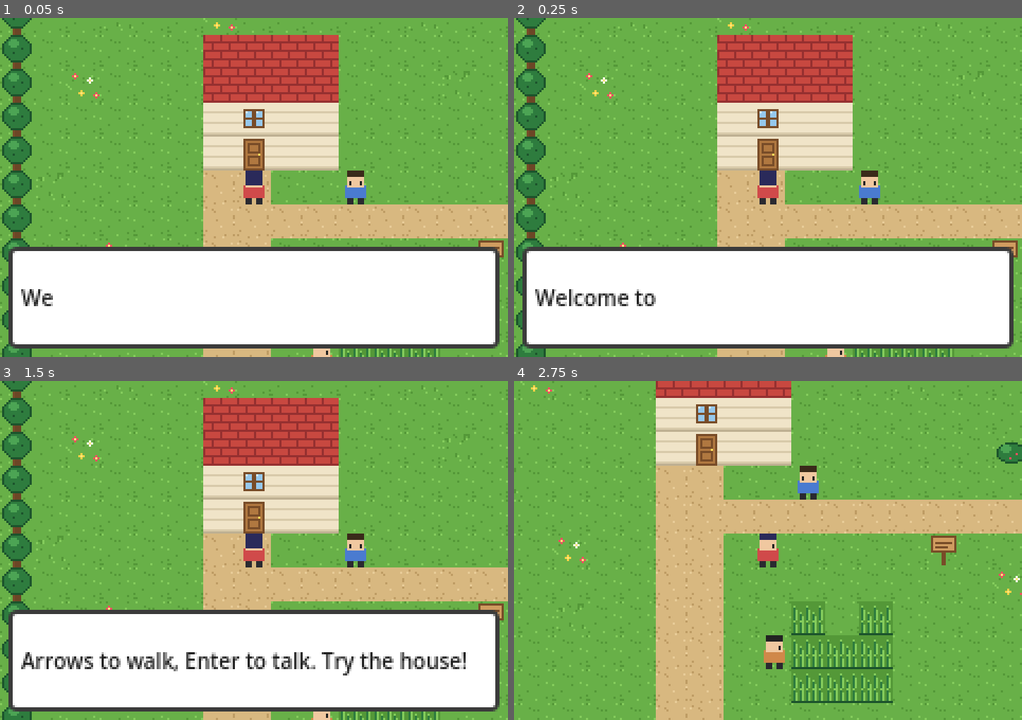
Above: before the commit, frames 1-4 (two rows, left to right).
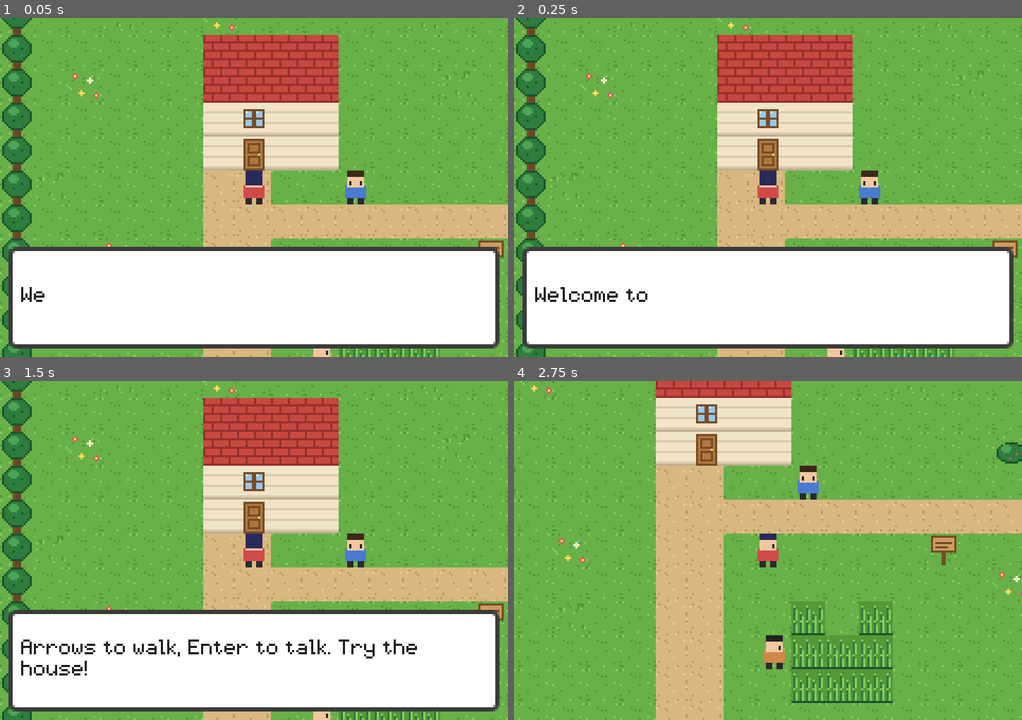
Above: after the commit, the same moments.

Repository: Animas-Software-Foundation/Animas-Ember
Game: Godot game, scene res://scenes/maps/town.tscn
The game is run twice, just before and just after one commit, with the same random seed, the same clock (stepped at 60 frames per second) and the same inputs.
Inputs (mouse positions are in pixels of both pictures, inside the frame that each line leads up to):
- Up to frame 1 (0.05 s): no input
- Up to frame 2 (0.25 s): no input
- Up to frame 3 (1.5 s): tap Enter (ui_accept) at 0.5, 1.35 s; move the mouse to (365, 533) at 0.52 s; hold Right (ui_right) 0.53-1.28 s; hold Enter (ui_accept) 0.53-1.28 s; click (365, 533) at 0.67 s; move the mouse to (152, 567) at 1.27 s; hold Down (ui_down) from 1.28 s (still down)
- Up to frame 4 (2.75 s): tap Enter (ui_accept) at 1.52, 1.82 s; move the mouse to (818, 475) at 2.02 s; release Down (ui_down) at 2.03 s; hold Right (ui_right) from 2.03 s (still down); hold Enter (ui_accept) from 2.03 s (still down)

The runs differ from the first frame. In frame 1, 0.2% of the frame differs, in the area x 4-11%, y 79-85%; in frame 2, 0.7%; in frame 3, 3.1%, in the area x 4-92%, y 76-87%; in frame 4, nothing differs.

Commit message:
updated source :)

Diff:
--- /dev/null
+++ b/Game/Images.xcassets/SplashImage.imageset/Contents.json
@@ -0,0 +1,22 @@
+{
+  "images" : [
+    {
+      "idiom" : "universal",
+      "scale" : "1x"
+    },
+    {
+      "filename" : "splash@2x.png",
+      "idiom" : "universal",
+      "scale" : "2x"
+    },
+    {
+      "filename" : "splash@3x.png",
+      "idiom" : "universal",
+      "scale" : "3x"
+    }
+  ],
+  "info" : {
+    "author" : "xcode",
+    "version" : 1
+  }
+}
--- a/project.godot
+++ b/project.godot
@@ -3,8 +3,9 @@
 
 [application]
 
-config/name="Pixel Pulse RPG"
+config/name="Animas: Ember"
 config/version="0.0.1"
+config/icon="res://icon.png"
 run/main_scene="res://scenes/maps/town.tscn"
 config/features=PackedStringArray("4.3", "GL Compatibility")
 
@@ -13,6 +14,7 @@
 GameState="*res://scripts/autoload/game_state.gd"
 SceneTransition="*res://scripts/autoload/scene_transition.gd"
 Dialogue="*res://scripts/autoload/dialogue.gd"
+TouchControls="*res://scripts/autoload/touch_controls.gd"
 
 [display]
 
@@ -20,12 +22,14 @@
 window/size/viewport_height=160
 window/size/window_width_override=960
 window/size/window_height_override=640
+window/handheld/orientation=0
 window/stretch/mode="viewport"
 window/stretch/scale_mode="integer"
 
 [rendering]
 
 textures/canvas_textures/default_texture_filter=0
+textures/vram_compression/import_etc2_astc=true
 environment/defaults/default_clear_color=Color(0, 0, 0, 1)
 renderer/rendering_method="gl_compatibility"
 renderer/rendering_method.mobile="gl_compatibility"
--- a/scenes/maps/town.gd
+++ b/scenes/maps/town.gd
@@ -22,7 +22,7 @@
 	])
 	start_tile = Vector2i(7, 6)
 	start_facing = Facing.Dir.UP
-	intro = ["Welcome to Pixel Pulse RPG!", "Arrows to walk, Enter to talk. Try the house!"]
+	intro = ["Welcome to Animas: Ember!", "Arrows to walk, Enter to talk. Try the house!"]
 	npc_defs = [
 		{tile = Vector2i(10, 6), lines = ["Nice day for an adventure!", "The path east leads to Route 1... someday."]},
 		{tile = Vector2i(9, 11), facing = Facing.Dir.RIGHT, body = Color("d0884a"), hair = Color("222222"),
--- a/scripts/autoload/dialogue.gd
+++ b/scripts/autoload/dialogue.gd
@@ -4,6 +4,8 @@
 
 signal _advance
 
+const FONT_PATH := "res://assets/fonts/animas_pixel.fnt"
+const FONT_SIZE := 9  ## native size of Animas Pixel; keep it so the text stays crisp
 const CHARS_PER_SECOND := 45.0
 ## Short delay before returning control, so the key press that closed the
 ## box can't immediately re-trigger an interaction.
@@ -41,7 +43,9 @@
 	_label.autowrap_mode = TextServer.AUTOWRAP_WORD_SMART
 	_label.size_flags_horizontal = Control.SIZE_EXPAND_FILL
 	_label.add_theme_color_override("font_color", Color("202020"))
-	_label.add_theme_font_size_override("font_size", 10)
+	_label.add_theme_font_override("font", load(FONT_PATH))
+	_label.add_theme_font_size_override("font_size", FONT_SIZE)
+	_label.add_theme_constant_override("line_spacing", 0)
 	_panel.add_child(_label)
 
 
--- /dev/null
+++ b/scripts/autoload/touch_controls.gd
@@ -0,0 +1,44 @@
+extends CanvasLayer
+## On-screen D-pad and action button for touch devices (autoload: TouchControls).
+## Hidden on desktop. Sends the same ui_* actions the keyboard does.
+
+const FONT_PATH := "res://assets/fonts/animas_pixel.fnt"
+const BUTTONS := [
+	# [action, label, position, size]
+	["ui_up", "^", Vector2(23, 89), Vector2(22, 22)],
+	["ui_down", "v", Vector2(23, 133), Vector2(22, 22)],
+	["ui_left", "<", Vector2(1, 111), Vector2(22, 22)],
+	["ui_right", ">", Vector2(45, 111), Vector2(22, 22)],
+	["ui_accept", "A", Vector2(206, 126), Vector2(30, 30)],
+]
+
+
+func _ready() -> void:
+	layer = 80
+	if not (DisplayServer.is_touchscreen_available() or OS.has_feature("mobile")):
+		visible = false
+		return
+	for def in BUTTONS:
+		_add_button(def[0], def[1], def[2], def[3])
+
+
+func _add_button(action: String, label: String, pos: Vector2, size: Vector2) -> void:
+	var b := Button.new()
+	b.text = label
+	b.position = pos
+	b.custom_minimum_size = size
+	b.size = size
+	b.focus_mode = Control.FOCUS_NONE
+	b.modulate = Color(1, 1, 1, 0.55)
+	b.add_theme_font_override("font", load(FONT_PATH))
+	b.add_theme_font_size_override("font_size", 9)
+	b.button_down.connect(_send.bind(action, true))
+	b.button_up.connect(_send.bind(action, false))
+	add_child(b)
+
+
+func _send(action: String, pressed: bool) -> void:
+	var ev := InputEventAction.new()
+	ev.action = action
+	ev.pressed = pressed
+	Input.parse_input_event(ev)
Binary file added: Game/Images.xcassets/SplashImage.imageset/splash@2x.png
Not shown, added: Game/Images.xcassets/SplashImage.imageset/splash@2x.png.import
Binary file added: Game/Images.xcassets/SplashImage.imageset/splash@3x.png
Not shown, added: Game/Images.xcassets/SplashImage.imageset/splash@3x.png.import
Binary file added: animas_pixel.png
Not shown, added: assets/fonts/animas_pixel.fnt
Not shown, added: assets/fonts/animas_pixel.fnt.import
Binary file added: assets/fonts/animas_pixel.png
Not shown, added: assets/fonts/animas_pixel.png.import
Binary file added: docs/font_preview.png
Not shown, added: export_presets.cfg
Binary file added: icon.png
(and 28 more such lines)
